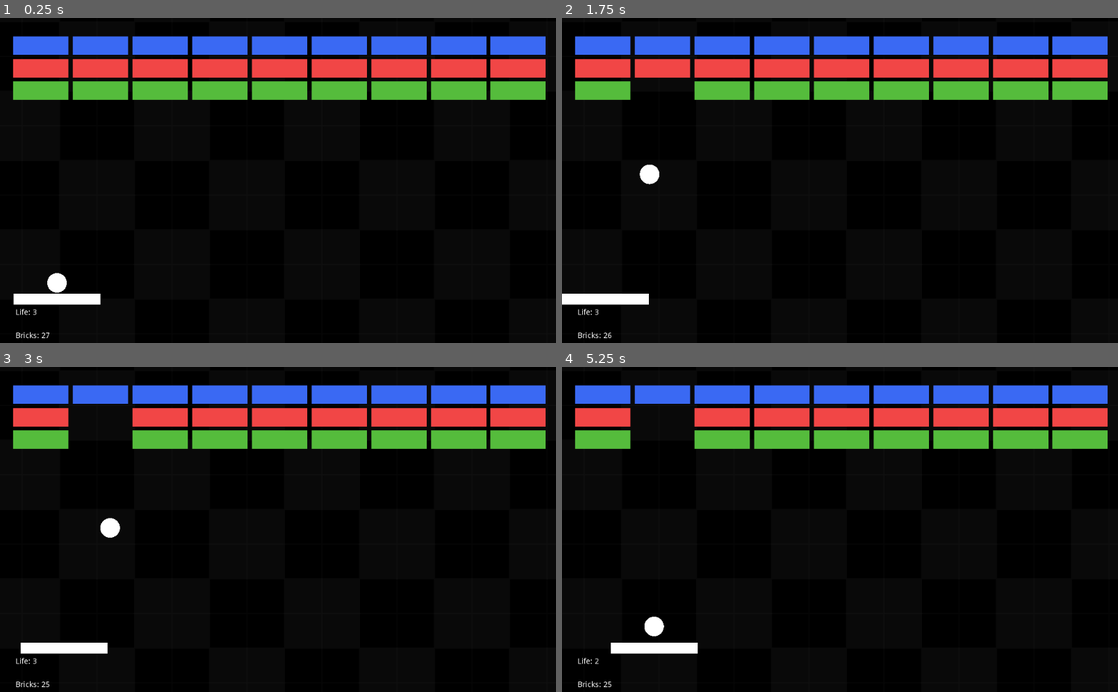
Above: before the commit, frames 1-4 (two rows, left to right).
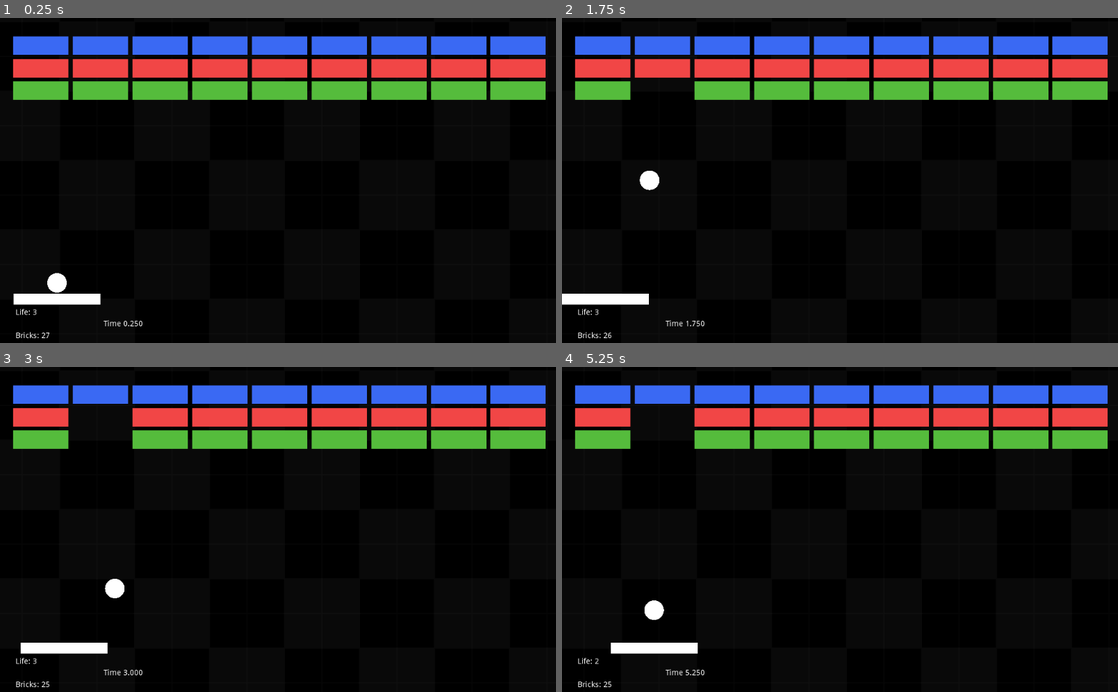
Above: after the commit, the same moments.

Repository: QuirrelForU/Arcaventure
Game: Godot game, scene res://scenes/LevelFirst.tscn
Same seed, same stepped clock (60 frames per second), same inputs: the game is played once before the commit and once after it.
Inputs (mouse positions are in pixels of both pictures, inside the frame that each line leads up to):
- Up to frame 1 (0.25 s): no input
- Up to frame 2 (1.75 s): move the mouse to (867, 180) at 0.52 s; move the mouse to (812, 180) at 1.27 s
- Up to frame 3 (3 s): move the mouse to (289, 523) at 2.02 s; move the mouse to (272, 536) at 2.77 s
- Up to frame 4 (5.25 s): move the mouse to (878, 532) at 3.52 s; move the mouse to (795, 526) at 4.27 s; move the mouse to (845, 529) at 5.02 s

The runs differ from the first frame. In frame 1, less than 0.1% of the frame differs, in the area x 18-26%, y 92-95%; in frame 2, 0.2%; in frame 3, 0.4%, in the area x 18-26%, y 46-95%; in frame 4, 0.4%.

Commit message:
added win time
also fixed some bugs ;/

Diff:
--- a/game/scenes/LevelFirst.tscn
+++ b/game/scenes/LevelFirst.tscn
@@ -9,6 +9,7 @@
 [ext_resource path="res://scripts/PauseScreen.gd" type="Script" id=7]
 [ext_resource path="res://scripts/DeadZone.gd" type="Script" id=8]
 [ext_resource path="res://scripts/HUD.gd" type="Script" id=9]
+[ext_resource path="res://scripts/TimeLabel.gd" type="Script" id=10]
 
 [sub_resource type="RectangleShape2D" id=4]
 extents = Vector2( 256, 255 )
@@ -274,16 +275,10 @@
 collision_layer = 0
 collision_mask = 8
 script = ExtResource( 8 )
-__meta__ = {
-"_edit_lock_": true
-}
 
 [node name="CollisionShape2D" type="CollisionShape2D" parent="DeadZone"]
 position = Vector2( 506, 34 )
 shape = SubResource( 5 )
-__meta__ = {
-"_edit_lock_": true
-}
 
 [node name="HUD" type="CanvasLayer" parent="."]
 follow_viewport_enable = true
@@ -306,17 +301,40 @@
 margin_top = -57.6
 margin_right = 103.0
 custom_constants/separation = 29
+__meta__ = {
+"_edit_lock_": true
+}
 
 [node name="LifeLabel" type="Label" parent="HUD/Control/VBoxContainer"]
 margin_right = 103.0
 margin_bottom = 14.0
 text = "LIFE"
+__meta__ = {
+"_edit_lock_": true
+}
 
 [node name="BricksLabel" type="Label" parent="HUD/Control/VBoxContainer"]
 margin_top = 43.0
 margin_right = 103.0
 margin_bottom = 57.0
 text = "BRICKS_TO_WIN"
+__meta__ = {
+"_edit_lock_": true
+}
+
+[node name="TimeLabel" type="Label" parent="HUD/Control"]
+anchor_left = 0.206
+anchor_top = 0.954
+anchor_right = 0.206
+anchor_bottom = 0.954
+margin_left = -20.0
+margin_top = -14.0
+margin_right = 20.0
+text = "TIME"
+script = ExtResource( 10 )
+__meta__ = {
+"_edit_lock_": true
+}
 
 [node name="PauseScreen" type="Control" parent="HUD"]
 pause_mode = 2
@@ -424,9 +442,9 @@
 
 [node name="VBoxContainer" type="VBoxContainer" parent="HUD/WinScreen/CenterContainer"]
 margin_left = 482.0
-margin_top = 278.0
+margin_top = 266.0
 margin_right = 542.0
-margin_bottom = 322.0
+margin_bottom = 334.0
 custom_constants/separation = 10
 
 [node name="Label" type="Label" parent="HUD/WinScreen/CenterContainer/VBoxContainer"]
@@ -437,10 +455,19 @@
 "_edit_lock_": true
 }
 
-[node name="RetryButton" type="Button" parent="HUD/WinScreen/CenterContainer/VBoxContainer"]
+[node name="WinTime" type="Label" parent="HUD/WinScreen/CenterContainer/VBoxContainer"]
 margin_top = 24.0
 margin_right = 60.0
-margin_bottom = 44.0
+margin_bottom = 38.0
+text = "WINTIME"
+__meta__ = {
+"_edit_lock_": true
+}
+
+[node name="RetryButton" type="Button" parent="HUD/WinScreen/CenterContainer/VBoxContainer"]
+margin_top = 48.0
+margin_right = 60.0
+margin_bottom = 68.0
 text = "Retry"
 
 [connection signal="body_entered" from="DeadZone" to="DeadZone" method="_on_DeadZone_body_entered"]
--- a/game/scripts/Ball.gd
+++ b/game/scripts/Ball.gd
@@ -3,8 +3,11 @@
 
 
 var velocity = Vector2.ZERO
-var speed = 5
-var lerp_speed = 1.0
+var speed_mult = 1.0
+var speed_mult_min = 1.0
+var speed_mult_acc = 0.1
+var lerp_speed = 0.8
+
 
 onready var platform = $"../Platform"
 onready var platform_position_l = $"../Platform/Platform positions".get_child(0)
@@ -19,16 +22,19 @@
 signal update_bricks
 signal lost_game
 
-# Called when the node enters the scene tree for the first time.
+
 func _ready():
-	pass
-	#velocity = Vector2.UP.rotated(PI/4) * 5
+	speed_mult = speed_mult_min
+
 
 
 
 func _physics_process(delta):
-	var collision = move_and_collide(velocity)
+	print(speed_mult)
+	speed_mult = lerp(speed_mult,speed_mult_min,lerp_speed * delta)
+	var collision = move_and_collide(velocity * speed_mult)
 	if collision:
+		speed_mult +=speed_mult_acc
 		if collision.get_collider().get_collision_layer() == 2: # 2 for Platform cant assign it with name
 			bounce_of_platform()
 		elif collision.get_collider().get_collision_layer() == 4: # Fun fact that collision layer returns not an actual number but his 2^number-1
@@ -39,7 +45,7 @@
 		else:
 			velocity = velocity.bounce(collision.normal)
 
-		#emit_signal("update_labels")
+
 
 
 func bounce_of_platform():
@@ -51,12 +57,15 @@
 	var max_angle := PI / 2
 	var normalized_hit_position = (position.x - platform_position_m.global_position.x) / platform_size * 1.75
 
-	velocity = Vector2.UP * speed * 2
+	velocity = Vector2.UP * 10
 	velocity = velocity.rotated(max_angle * normalized_hit_position)
 
 
 func die():
+	velocity = Vector2.ZERO
+	speed_mult = speed_mult_min
 	visible = false
+	position = Vector2(-500,300)
 	$CollisionShape2D.set_deferred("disabled",true)
 	if global_vars.life_count  > 0 :
 		respawn_timer.start()
--- a/game/scripts/Global.gd
+++ b/game/scripts/Global.gd
@@ -1,4 +1,7 @@
 extends Node
 
 
+
+# Arkanoid
 var life_count = 3
+var total_time = 0.0
--- a/game/scripts/HUD.gd
+++ b/game/scripts/HUD.gd
@@ -40,4 +40,5 @@
 func show_winscreen():
 	get_tree().paused = true
 	$WinScreen.visible = true
+	$WinScreen/CenterContainer/VBoxContainer/WinTime.text = "Congratulations! Your win time: %.3f" % global_vars.total_time
 	Input.set_mouse_mode(Input.MOUSE_MODE_VISIBLE)
--- a/game/scripts/Platform.gd
+++ b/game/scripts/Platform.gd
@@ -36,3 +36,4 @@
 func respawn_ball():
 	ball_captured = true
 	throw_ball_timer.start()
+	#ball.visible = true
--- /dev/null
+++ b/game/scripts/TimeLabel.gd
@@ -0,0 +1,7 @@
+extends Label
+
+onready var global_vars = get_node("/root/Global")
+
+func _process(delta):
+	global_vars.total_time +=delta
+	text = "Time %.3f" % global_vars.total_time
Not shown: 1 places in game/scenes/LevelFirst.tscn that only renumber resources
